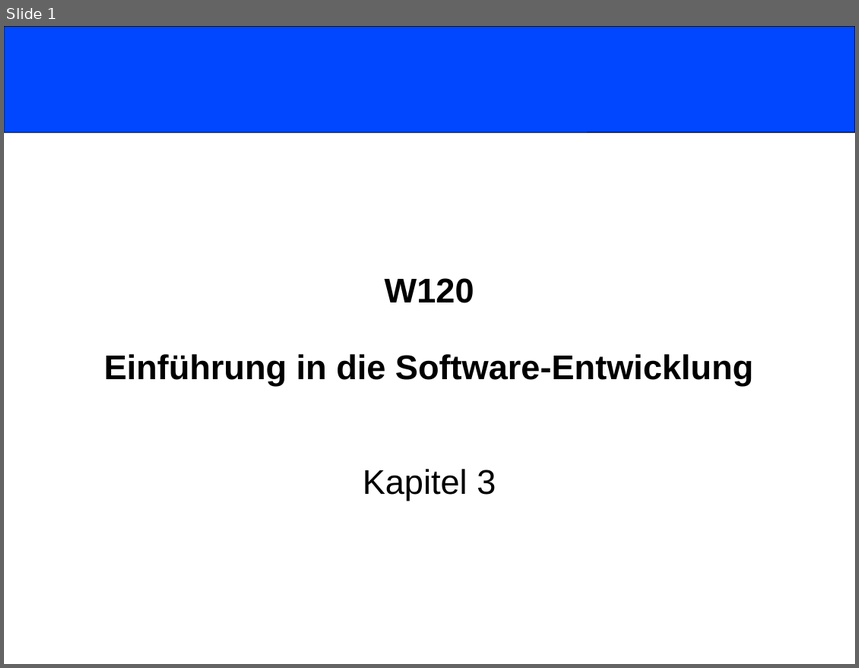
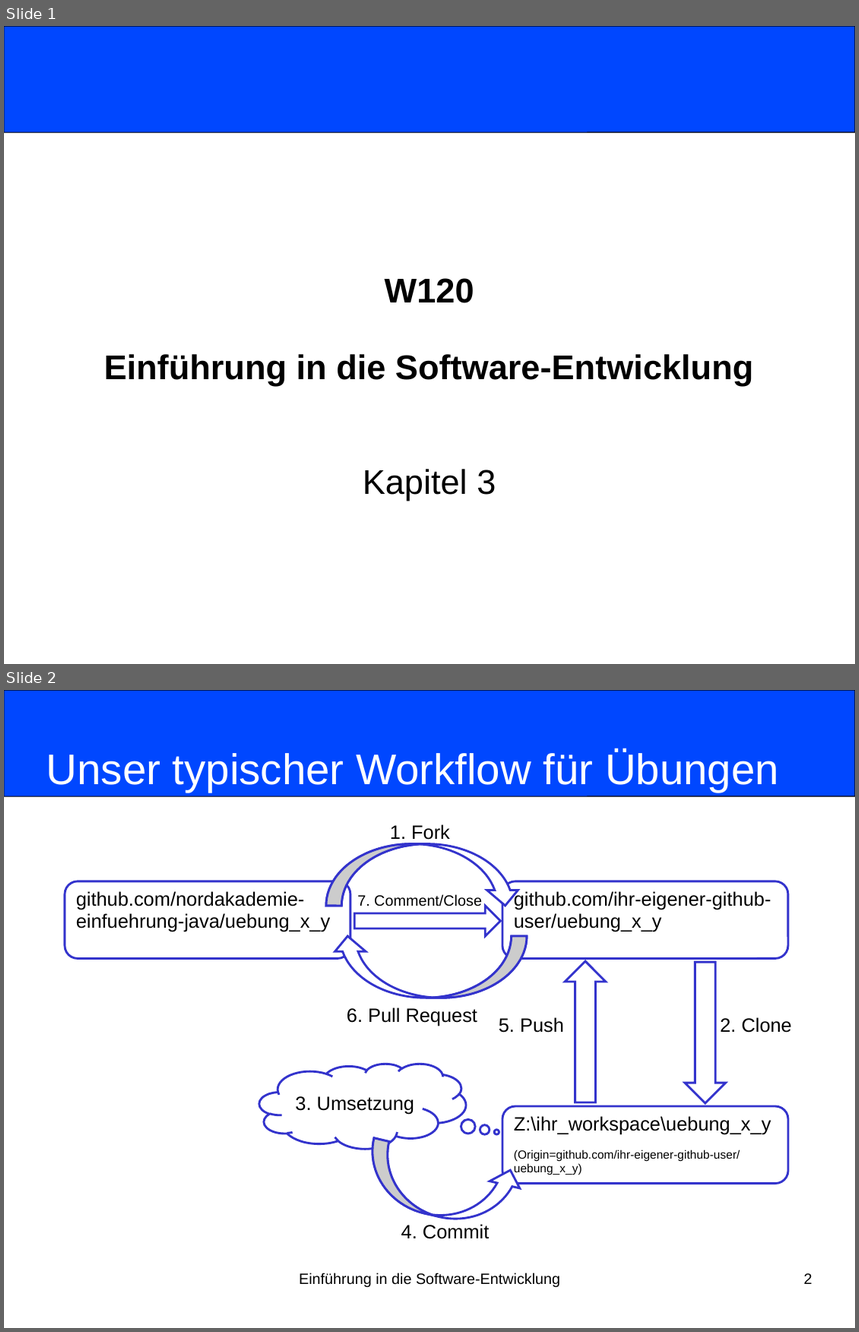
Before and after one commit to nordakademie-einfuehrung-java/vorlesungsskript, a slide deck: folien/Semester_03_Termin_03_Kapitel03.ppt. Shown one above the other, each under a label of ours: slide 1 before the commit, slides 1 and 2 after it. The pictures are 859x668 and 859x1332 pixels, drawn with LibreOffice and Linux fonts; fonts in the diff are those of the drawing. Boxes give left, top, right and bottom in pixels: in the first picture for what was removed or moved away, otherwise in the second. Text is boxed around its words. In the diff, an @@ line names an element or a change of style, - is before the commit and + after.

Commit message:
added git workflow (resolves #1)

```diff
--- a/folien/Semester_03_Termin_03_Kapitel03.ppt
+++ b/folien/Semester_03_Termin_03_Kapitel03.ppt
@@ slide 2 added at (4, 690, 855, 1328), background #FFFFFF @@
@@ rounded rectangle added at (4, 690, 855, 796), fill #0047FF, outline #000000 0.74 pt @@
@@ title added at (47, 750, 779, 792), 40 pt, text #FFFFFF @@
+Unser typischer Workflow für Übungen
@@ text added at (390, 825, 450, 844), 18 pt, text #000000 @@
+1. Fork
@@ freeform shape added at (326, 844, 521, 906), fill #FFFFFF, outline #3333CC 2.01 pt @@
@@ rounded rectangle added at (65, 882, 351, 959), fill #FFFFFF, outline #3333CC 2.01 pt, 18 pt, text #000000 @@
+github.com/nordakademie-einfuehrung-java/uebung_x_y
@@ text added at (357, 894, 482, 907), 14 pt, text #000000 @@
+7. Comment/Close
@@ rounded rectangle added at (503, 882, 789, 959), fill #FFFFFF, outline #3333CC 2.01 pt, 18 pt, text #000000 @@
+github.com/ihr-eigener-github-user/uebung_x_y
@@ right arrow added at (354, 907, 501, 936), fill #FFFFFF, outline #3333CC 2.01 pt @@
@@ freeform shape added at (332, 936, 527, 999), fill #FFFFFF, outline #3333CC 2.01 pt @@
@@ down arrow added at (566, 961, 607, 1103), fill #FFFFFF, outline #3333CC 2.01 pt @@
@@ down arrow added at (685, 962, 726, 1103), fill #FFFFFF, outline #3333CC 2.01 pt @@
@@ text added at (347, 1008, 478, 1027), 18 pt, text #000000 @@
+6. Pull Request
@@ text added at (499, 1018, 564, 1033), 18 pt, text #000000 @@
+5. Push
@@ text added at (720, 1018, 792, 1033), 18 pt, text #000000 @@
+2. Clone
@@ thought cloud added at (259, 1064, 467, 1149), fill #FFFFFF, outline #3333CC 2.01 pt, 18 pt, text #000000 @@
+3. Umsetzung
@@ rounded rectangle added at (503, 1106, 789, 1183), fill #FFFFFF, outline #3333CC 2.01 pt, 11 pt, text #000000 @@
+Z:\ihr_workspace\uebung_x_y
+(Origin=github.com/ihr-eigener-github-user/uebung_x_y)
@@ freeform shape added at (360, 1138, 525, 1234), fill #FFFFFF, outline #3333CC 2.01 pt @@
@@ text added at (401, 1224, 489, 1239), 18 pt, text #000000 @@
+4. Commit
@@ text added at (299, 1273, 560, 1287), 14 pt, text #000000 @@
+Einführung in die Software-Entwicklung
@@ page number added at (804, 1274, 813, 1284), 14 pt, text #000000 @@
+2
```
Also in this commit, not shown: 1 other slide added.
